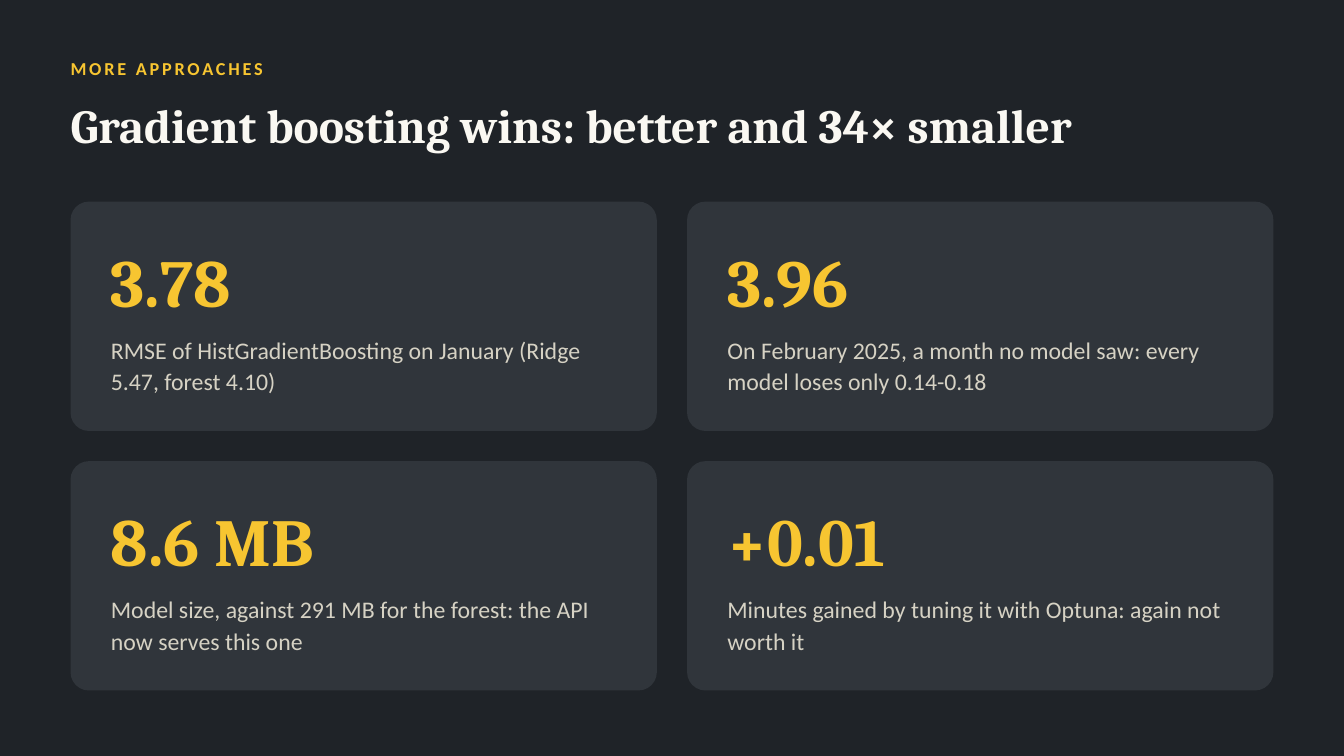
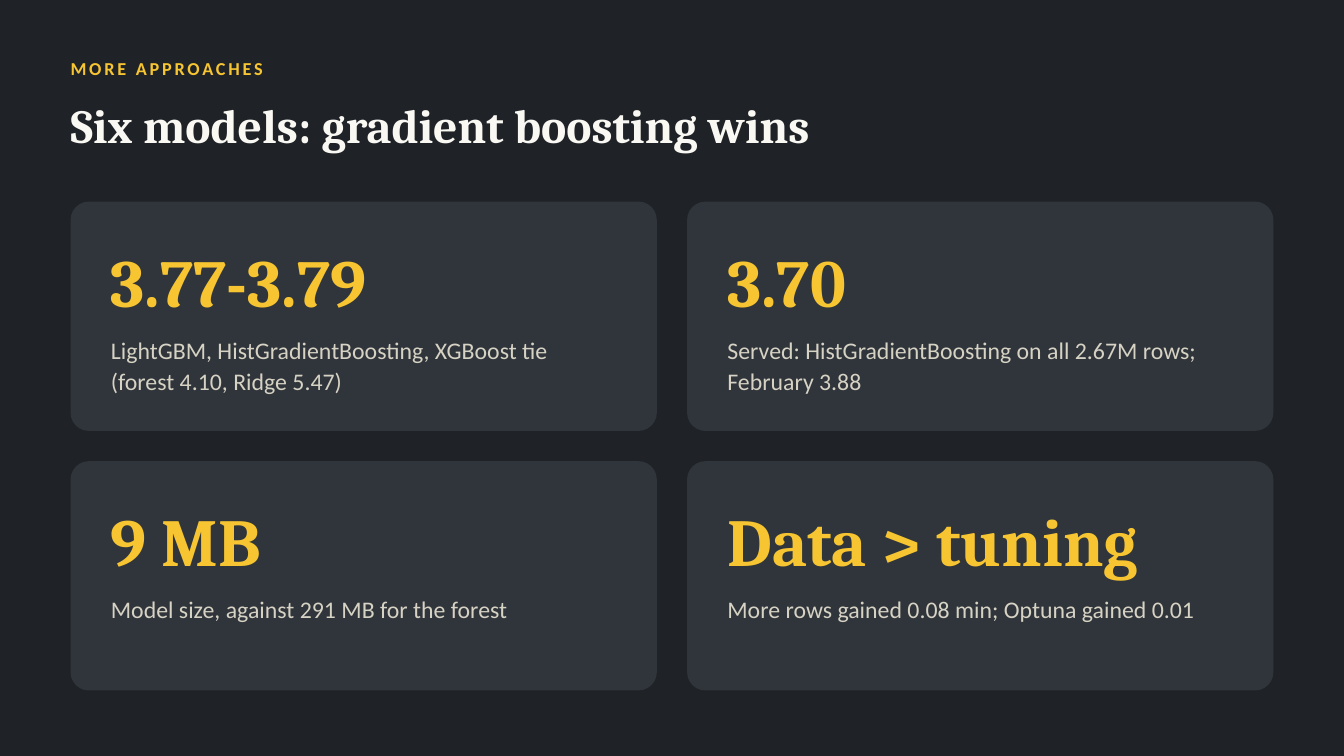
Before and after one commit to jeevan516/model-deployment-project, a slide deck: slide 7 of presentation/model-deployment-project.pptx (slide 6 before the commit). Drawn at 1344x756 pixels with LibreOffice and Linux fonts; fonts in the diff are those of the drawing. Boxes give left, top, right and bottom in pixels: in the first picture for what was removed or moved away, otherwise in the second. Text is boxed around its words. In the diff, an @@ line names an element or a change of style, - is before the commit and + after.

Commit message:
Data checks, six-model comparison (XGBoost, LightGBM, route-speed baseline), Optuna dashboard, fit analysis; serve HistGradientBoosting trained on all rows (RMSE 3.70)

```diff
--- a/presentation/model-deployment-project.pptx
+++ b/presentation/model-deployment-project.pptx
@@ text at [71, 110, 809, 154]: text changed @@
-Gradient boosting wins: better and 34× smaller
+Six models: gradient boosting wins
@@ text at [111, 261, 367, 308]: text changed @@
-3.78
+3.77-3.79
@@ text at [727, 261, 846, 308]: text changed @@
-3.96
+3.70
@@ text at [111, 342, 547, 394]: text changed @@
-RMSE of HistGradientBoosting on January (Ridge 5.47, forest 4.10)
+LightGBM, HistGradientBoosting, XGBoost tie (forest 4.10, Ridge 5.47)
@@ text at [727, 342, 1196, 394]: text changed @@
-On February 2025, a month no model saw: every model loses only 0.14-0.18
+Served: HistGradientBoosting on all 2.67M rows; February 3.88
@@ text at [111, 520, 261, 567]: text changed @@
-8.6 MB
+9 MB
@@ text at [727, 519, 1137, 581]: text changed @@
-+0.01
+Data > tuning
@@ text at [111, 601, 507, 622]: text changed @@
-Model size, against 291 MB for the forest: the API now serves this one
+Model size, against 291 MB for the forest
@@ text at [727, 601, 1194, 622]: text changed @@
-Minutes gained by tuning it with Optuna: again not worth it
+More rows gained 0.08 min; Optuna gained 0.01
```
Also in this commit, not shown: 6 other slides changed, 2 slides added, 16 other files.
